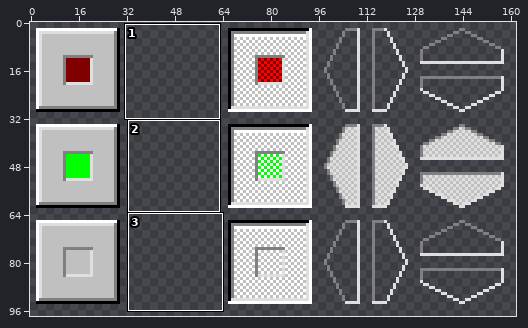
A sprite sheet gets an edit: themes/memphis/controls.png. Above, an overview of the earlier version with the close-up marked.
Close-up. Old version:
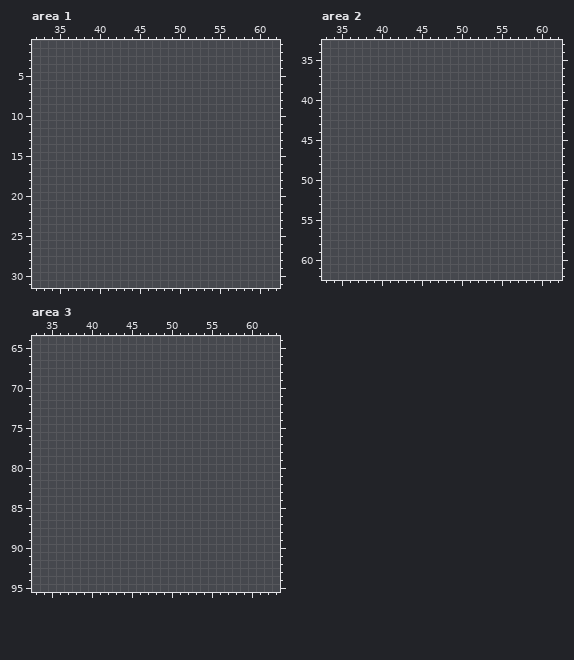
The file is 256x256 pixels. Shown: area 1: x 32..62, y 1..31; area 2: x 33..62, y 33..62; area 3: x 33..63, y 64..95. The old version is drawn lined up with the new one. The wide view leaves out empty margins.
Palette (. is transparent): 
New version:
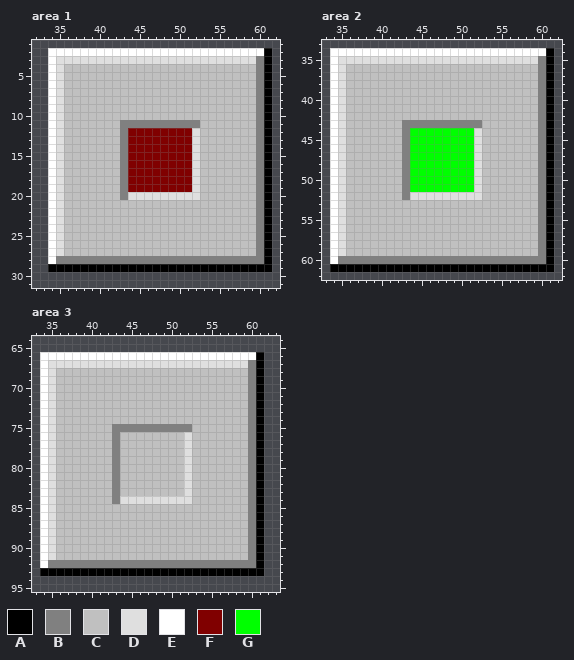
Colours new in this view: A #000000  B #808080  C #c0c0c0  D #dfdfdf  E #ffffff  F #800000  G #00ff00
Changes in this commit:
drawings rearranged on the sheet (the old picture shows each at its new place)
Area 1:
y 2: x 34..61 ............................ -> EEEEEEEEEEEEEEEEEEEEEEEEEEEA
y 3: x 34..61 ............................ -> EDDDDDDDDDDDDDDDDDDDDDDDDDBA
y 4..10: x 34..61 ............................ -> EDCCCCCCCCCCCCCCCCCCCCCCCCBA
y 11: x 34..61 ............................ -> EDCCCCCCCBBBBBBBBBBCCCCCCCBA
y 12..19: x 34..61 ............................ -> EDCCCCCCCBFFFFFFFFDCCCCCCCBA
y 20: x 34..61 ............................ -> EDCCCCCCCBDDDDDDDDDCCCCCCCBA
y 21..27: x 34..61 ............................ -> EDCCCCCCCCCCCCCCCCCCCCCCCCBA
y 28: x 34..61 ............................ -> EBBBBBBBBBBBBBBBBBBBBBBBBBBA
y 29: x 34..61 ............................ -> AAAAAAAAAAAAAAAAAAAAAAAAAAAA
Area 2:
y 34: x 34..61 ............................ -> EEEEEEEEEEEEEEEEEEEEEEEEEEEA
y 35: x 34..61 ............................ -> EDDDDDDDDDDDDDDDDDDDDDDDDDBA
y 36..42: x 34..61 ............................ -> EDCCCCCCCCCCCCCCCCCCCCCCCCBA
y 43: x 34..61 ............................ -> EDCCCCCCCBBBBBBBBBBCCCCCCCBA
y 44..51: x 34..61 ............................ -> EDCCCCCCCBGGGGGGGGDCCCCCCCBA
y 52: x 34..61 ............................ -> EDCCCCCCCBDDDDDDDDDCCCCCCCBA
y 53..59: x 34..61 ............................ -> EDCCCCCCCCCCCCCCCCCCCCCCCCBA
y 60: x 34..61 ............................ -> EBBBBBBBBBBBBBBBBBBBBBBBBBBA
y 61: x 34..61 ............................ -> AAAAAAAAAAAAAAAAAAAAAAAAAAAA
Area 3:
y 66: x 34..61 ............................ -> EEEEEEEEEEEEEEEEEEEEEEEEEEEA
y 67: x 34..61 ............................ -> EDDDDDDDDDDDDDDDDDDDDDDDDDBA
y 68..74: x 34..61 ............................ -> EDCCCCCCCCCCCCCCCCCCCCCCCCBA
y 75: x 34..61 ............................ -> EDCCCCCCCBBBBBBBBBBCCCCCCCBA
y 76..83: x 34..61 ............................ -> EDCCCCCCCBCCCCCCCCDCCCCCCCBA
y 84: x 34..61 ............................ -> EDCCCCCCCBDDDDDDDDDCCCCCCCBA
y 85..91: x 34..61 ............................ -> EDCCCCCCCCCCCCCCCCCCCCCCCCBA
y 92: x 34..61 ............................ -> EBBBBBBBBBBBBBBBBBBBBBBBBBBA
y 93: x 34..61 ............................ -> AAAAAAAAAAAAAAAAAAAAAAAAAAAA
Changed places in both close-ups, as pixel boxes (x1, y1, x2, y2):
added: (48, 48, 272, 272)
added: (330, 48, 554, 272)
added: (40, 352, 264, 576)
